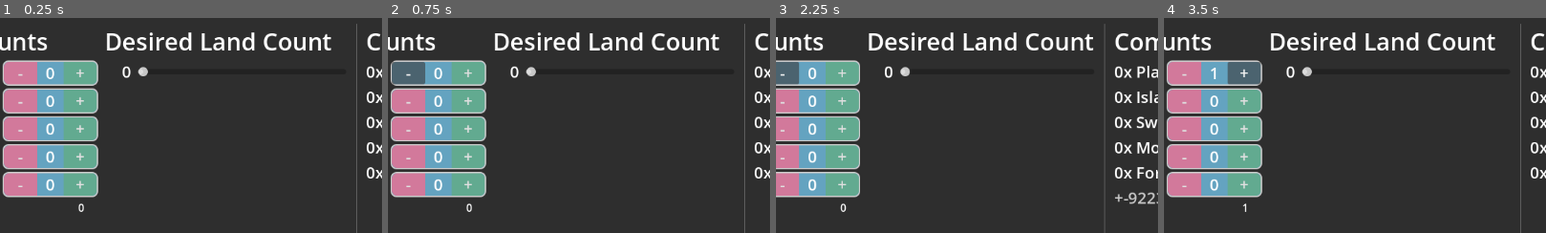
Above: before the commit, frames 1-4 (left to right).
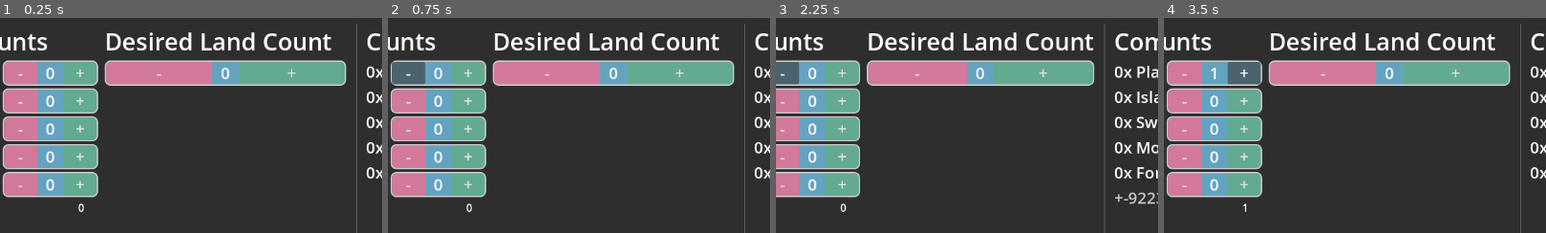
Above: after the commit, the same moments.

Repository: phrasmotica/mtg-helper
Game: Godot game, scene res://scenes/land_calculator.tscn
Two runs of this game, one before a commit and one after it. Both use one fixed random seed, a clock stepped at 60 frames per second and the inputs below.
Inputs:
- Up to frame 1 (0.25 s): no input
- Up to frame 2 (0.75 s): click "-" at 0.5 s
- Up to frame 3 (2.25 s): click "+" at 1.25 s; click "-" at 2 s
- Up to frame 4 (3.5 s): click "+" at 2.75 s
The pictures show only the part of the screen within x 20-70%, y 0-50%; the shares and areas given below are measured in that part.

The runs differ from the first frame. In frame 1, 7.6% of the frame differs, in the area x 27-91%, y 19-32%; in frame 2, 7.6%; in frame 3, 7.1%; in frame 4, 7.6%.

Commit message:
Use button spinner for setting desired land count

Diff:
--- a/scenes/land_count.tscn
+++ b/scenes/land_count.tscn
@@ -1,6 +1,7 @@
-[gd_scene load_steps=2 format=3 uid="uid://djqfxlo8q7vwc"]
+[gd_scene load_steps=3 format=3 uid="uid://djqfxlo8q7vwc"]
 
 [ext_resource type="Script" path="res://scripts/land_count.gd" id="1_wqeg8"]
+[ext_resource type="PackedScene" uid="uid://bo8ppyfh8pltu" path="res://scenes/button_spinner.tscn" id="2_6u07y"]
 
 [node name="LandCount" type="VBoxContainer"]
 custom_minimum_size = Vector2(200, 0)
@@ -11,31 +12,7 @@
 theme_override_font_sizes/font_size = 36
 text = "Desired Land Count"
 
-[node name="HBoxContainer" type="HBoxContainer" parent="."]
+[node name="ButtonSpinner" parent="." instance=ExtResource("2_6u07y")]
 layout_mode = 2
-theme_override_constants/separation = 10
 
-[node name="SpinBox" type="SpinBox" parent="HBoxContainer"]
-visible = false
-layout_mode = 2
-max_value = 30.0
-alignment = 2
-
-[node name="AmountLabel" type="Label" parent="HBoxContainer"]
-unique_name_in_owner = true
-custom_minimum_size = Vector2(40, 2.08165e-12)
-layout_mode = 2
-theme_override_font_sizes/font_size = 24
-text = "0"
-horizontal_alignment = 2
-
-[node name="HSlider" type="HSlider" parent="HBoxContainer"]
-unique_name_in_owner = true
-custom_minimum_size = Vector2(100, 2.08165e-12)
-layout_mode = 2
-size_flags_horizontal = 3
-size_flags_vertical = 1
-max_value = 30.0
-
-[connection signal="value_changed" from="HBoxContainer/SpinBox" to="." method="_on_spin_box_value_changed"]
-[connection signal="value_changed" from="HBoxContainer/HSlider" to="." method="_on_h_slider_value_changed"]
+[connection signal="amount_changed" from="ButtonSpinner" to="." method="_on_button_spinner_amount_changed"]
--- a/scripts/land_count.gd
+++ b/scripts/land_count.gd
@@ -1,15 +1,7 @@
 @tool
-class_name LandCount extends VBoxContainer
-
-@onready
-var amount_label: Label = %AmountLabel
+extends VBoxContainer
 
 signal count_changed(count: int)
 
-func _on_spin_box_value_changed(value: float):
-	count_changed.emit(int(value))
-
-func _on_h_slider_value_changed(value: float):
-	amount_label.text = str(int(value))
-
-	count_changed.emit(int(value))
+func _on_button_spinner_amount_changed(amount: int):
+	count_changed.emit(amount)
